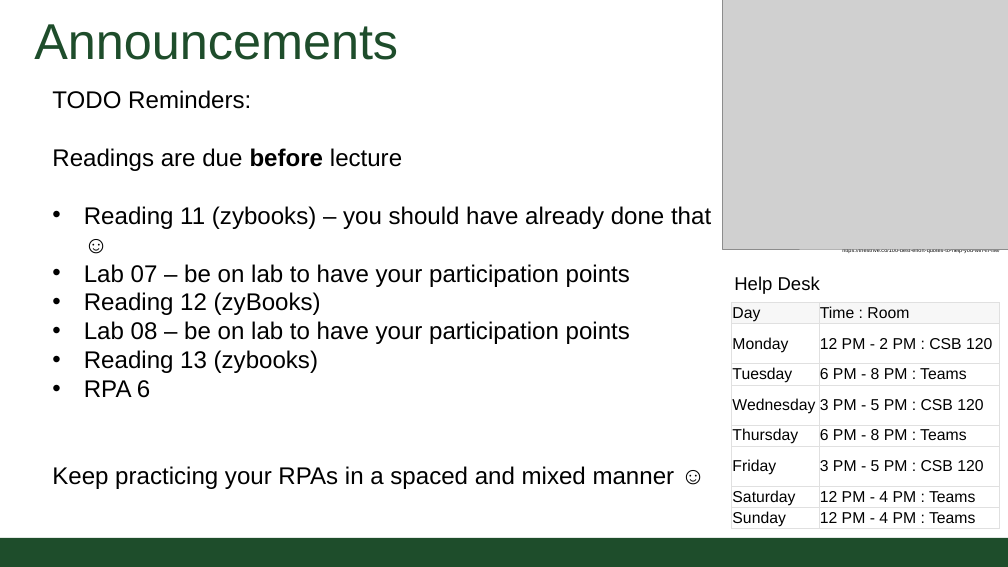
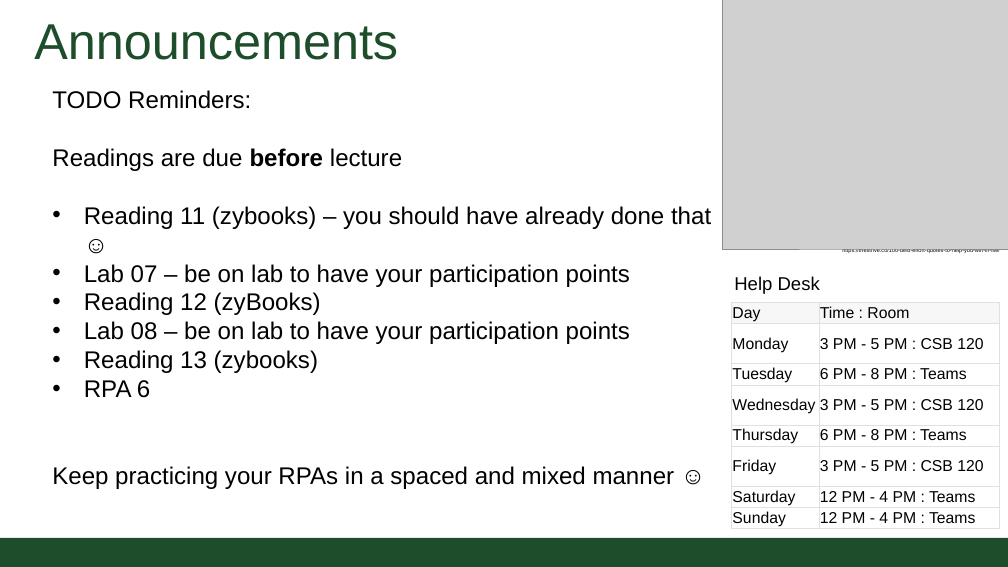
Before and after one commit to CSU-CompSci-CS163-4/Handouts, a slide deck: slide 2 of slides/On-Campus/06_01_ArrayList.pptx. Drawn at 1008x567 pixels with LibreOffice and Linux fonts; fonts in the diff are those of the drawing; grey boxes stand for pictures; background and template pictures are left out. Boxes give left, top, right and bottom in pixels: in the first picture for what was removed or moved away, otherwise in the second. Text is boxed around its words. In the diff, an @@ line names an element or a change of style, - is before the commit and + after.

Commit message:
ArrayList lecture updated

```diff
--- a/slides/On-Campus/06_01_ArrayList.pptx
+++ b/slides/On-Campus/06_01_ArrayList.pptx
@@ table at <box>731,302,999,531</box> @@
-row 2, column 2: 12 PM - 2 PM : CSB 120
+row 2, column 2: 3 PM - 5 PM : CSB 120
```
Also in this commit, not shown: 1 other file.
